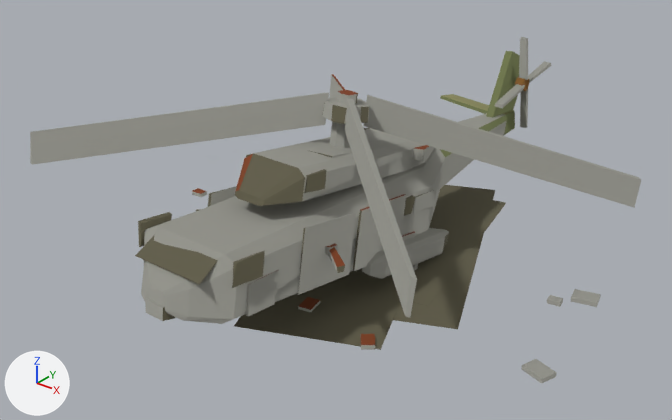
Two versions of the FBX model entregas/teo-modelado/restos-k8-7nov/SM_RestosNH90_v3_LOD1.fbx, one commit apart.
Both versions are drawn from a 50 mm lens placed at (13.76, -17.95, 12.47), pointed at (-0.66, 0.08, 1.3). Lighting does not change. The marker at lower left points along +X, +Y and +Z. The picture after the commit comes second. Where no turn or scale is listed for an object, it has been applied to the vertices.

In view in the first picture: 'SM_bloques.restos_nh90_v3_LOD1'.
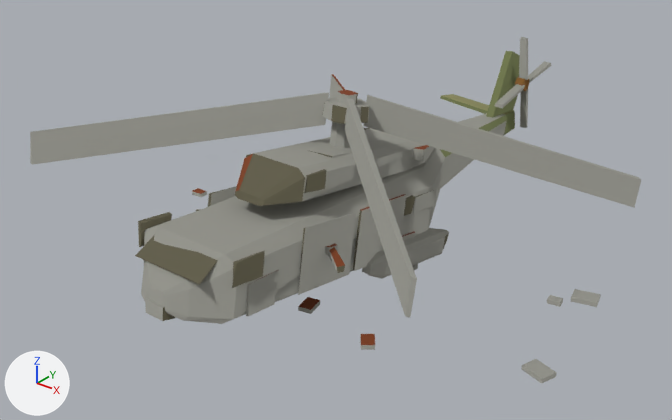
Pixel boxes (x1, y1, x2, y2) of what changed, in the pictures (672 x 420 px):
part 1 of me_sm_bloques_restos_nh90_v3_lod1_001, deleted: before (413, 190, 506, 306)
part 2 of me_sm_bloques_restos_nh90_v3_lod1_001, deleted (brown): before (393, 185, 495, 329)
part 3 of me_sm_bloques_restos_nh90_v3_lod1_001, deleted: before (234, 216, 436, 350)

Patch to the scene script:
```diff
--- a/entregas/teo-modelado/restos-k8-7nov/SM_RestosNH90_v3_LOD1.fbx.py
+++ b/entregas/teo-modelado/restos-k8-7nov/SM_RestosNH90_v3_LOD1.fbx.py
@@ me_sm_bloques_restos_nh90_v3_lod1_001 @@
 # used by ob_sm_bloques_restos_nh90_v3_lod1; location = (0.0, 0.0, 0.0)
-me_sm_bloques_restos_nh90_v3_lod1_001.from_pydata(...)  # 596 vertices, 536 faces; spans x -6.6..6.9, y -7.0..9.9, z 0.0..4.9
+me_sm_bloques_restos_nh90_v3_lod1_001.from_pydata(...)  # 572 vertices, 518 faces; spans x -6.6..6.9, y -7.0..9.9, z 0.0..4.9
+# me_sm_bloques_restos_nh90_v3_lod1_001 part 1: the loose piece of 8 vertices spanning x -1.8..3.0, y -1.5..5.8, z 0.0 is deleted
+# me_sm_bloques_restos_nh90_v3_lod1_001 part 2: the loose piece of 8 vertices spanning x -3.1..4.1, y -2.9..6.5, z 0.0 is deleted
+# me_sm_bloques_restos_nh90_v3_lod1_001 part 3: the loose piece of 8 vertices spanning x -3.0..3.2, y -4.5..3.7, z 0.0 is deleted
 me_sm_bloques_restos_nh90_v3_lod1_001.materials.append(mat_mat_paleta32)
```
